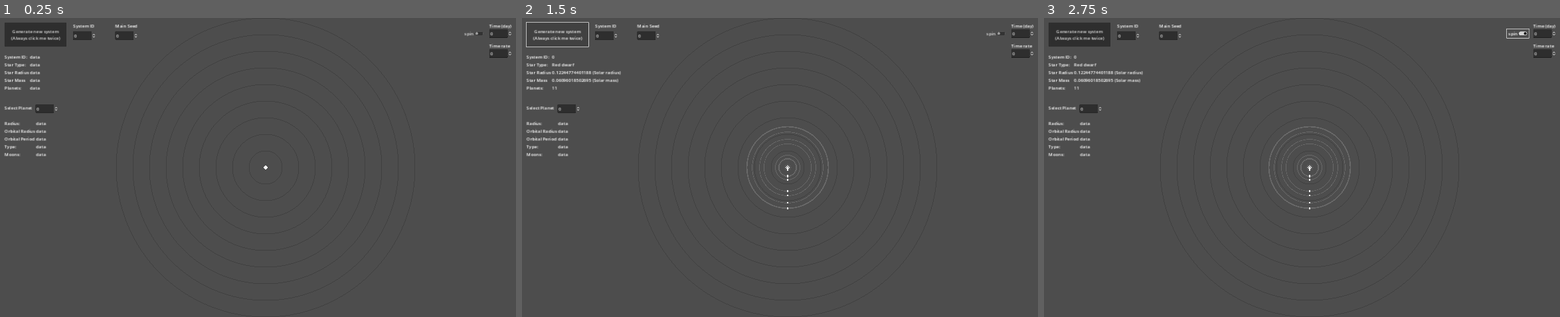
Above: before the commit, frames 1-3 (left to right).
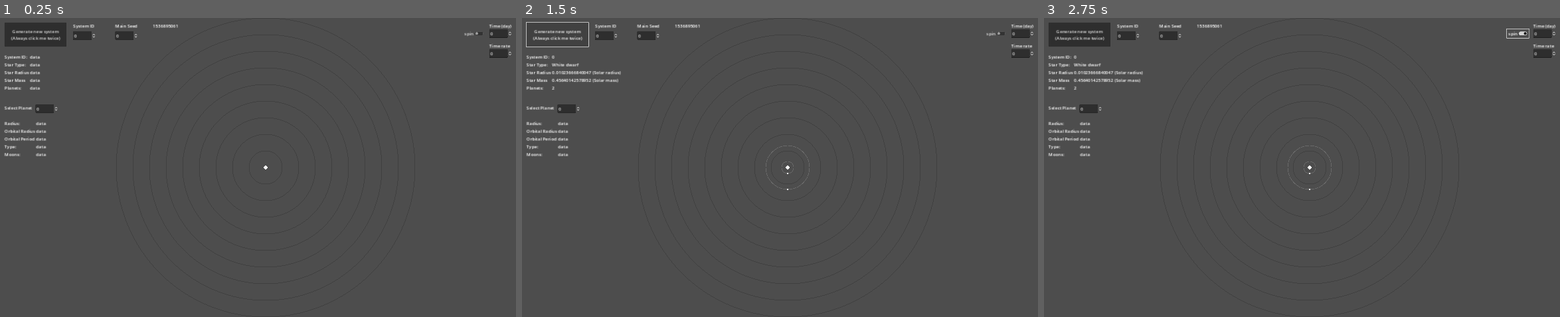
Above: after the commit, the same moments.

Repository: supereason333/untitled-space-game
Game: Godot game, scene res://dev/2nd_system_generation_map.tscn
Same seed, same stepped clock (60 frames per second), same inputs: the game is played once before the commit and once after it. This scene is started directly instead of the project's main scene.
Inputs:
- Up to frame 1 (0.25 s): no input
- Up to frame 2 (1.5 s): click "Generate new system (Always c…" at 0.5 s; click "Generate new system (Always c…" at 1.25 s
- Up to frame 3 (2.75 s): click "spin" at 2 s

The runs differ from the first frame. In frame 1, less than 0.1% of the frame differs, in the area x 29-35%, y 2-4%; in frame 2, 0.7%, in the area x 5-60%, y 2-64%; in frame 3, 0.7%.

Commit message:
Added main seed label and random main seed

Diff:
--- a/dev/2nd_system_generation_map.gd
+++ b/dev/2nd_system_generation_map.gd
@@ -9,11 +9,12 @@
 
 # Called when the node enters the scene tree for the first time.
 func _ready():
-	pass # Replace with function body.
+	$GUI/SeedLabel.text = str(GlobalUtils.main_seed)
 
 
 # Called every frame. 'delta' is the elapsed time since the previous frame.
 func _process(delta):
+	if delta > 0.0095: print_debug(delta)
 	if $GUI/DoSpin.button_pressed:
 		time_selector.value += $GUI/TimeRateSelect.value
 
--- a/dev/2nd_system_generation_map.tscn
+++ b/dev/2nd_system_generation_map.tscn
@@ -54,7 +54,7 @@
 offset_top = 48.0
 offset_right = 499.062
 offset_bottom = 79.0
-max_value = 1e+09
+max_value = 1e+06
 
 [node name="GenerateButton" type="Button" parent="GUI"]
 offset_left = 16.0
@@ -204,6 +204,13 @@
 offset_bottom = 114.0
 text = "Time rate"
 
+[node name="SeedLabel" type="Label" parent="GUI"]
+offset_left = 552.0
+offset_top = 16.0
+offset_right = 633.0
+offset_bottom = 42.0
+text = "seed?"
+
 [connection signal="value_changed" from="GUI/SeedSpinBox" to="." method="_on_seed_spin_box_value_changed"]
 [connection signal="pressed" from="GUI/GenerateButton" to="." method="_on_generate_button_pressed"]
 [connection signal="value_changed" from="GUI/PlanetSelect" to="." method="_on_planet_select_value_changed"]
--- a/global/global_utils.gd
+++ b/global/global_utils.gd
@@ -3,7 +3,11 @@
 const GRAV_CONST := 0.0000000000667408
 
 var rnd = RandomNumberGenerator.new()
-var main_seed = 6969
+var main_seed := 0
+
+
+func _ready():
+	main_seed = rnd.seed
 
 
 func au_to_kilometer(distance: float):
--- a/world_generation/generator_root.gd
+++ b/world_generation/generator_root.gd
@@ -107,8 +107,6 @@
 		for r in i:
 			system.add_child(generate_planet(system.star_mass, planet_id, ave_dist, spread))
 			planet_id += 1
-
-	print_debug(planet_groups)
 	# Sorts the planets in order
 	# working on it
 
@@ -175,5 +173,5 @@
 	return input
 
 func lag():
-	for i in 10000:
+	for i in 1000000:
 		var among_us = tan(cos(i)) ** 0.32
